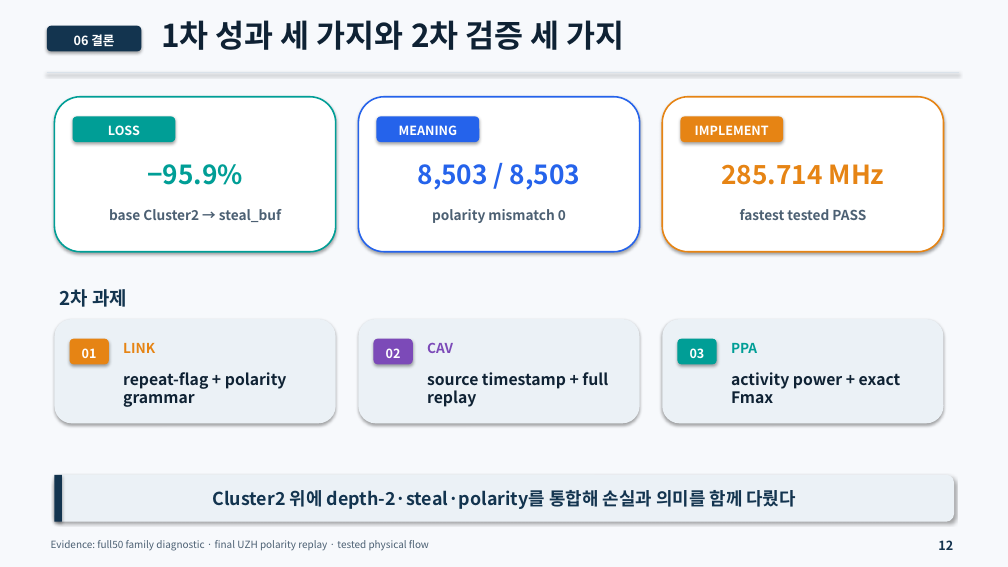
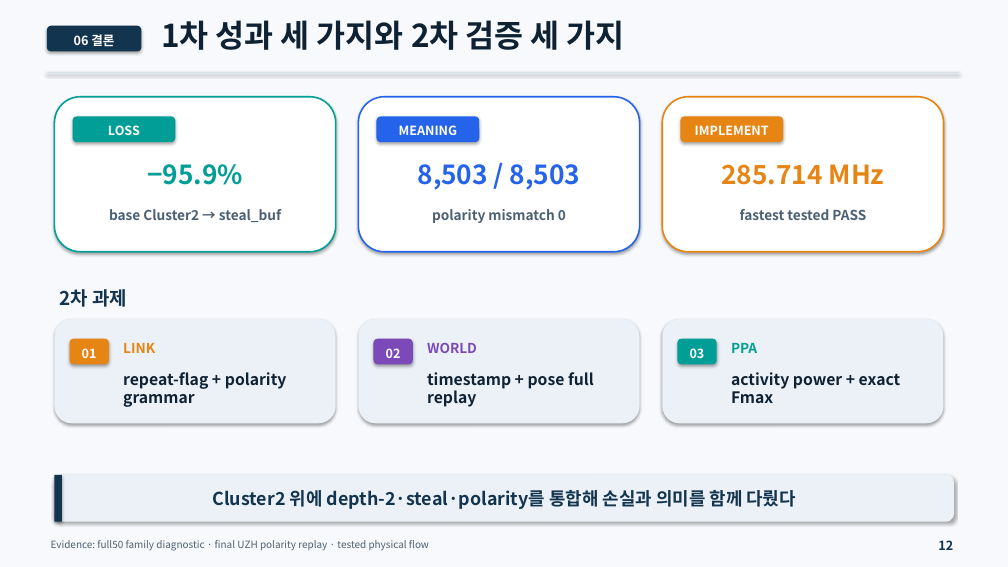
Before and after one commit to chickgoose/AI-semi, a slide deck: slide 12 of submission/cluster2_digital_first_round_20260828/presentation/cluster2_digital_first_round_20260828.pptx. Drawn at 1008x567 pixels with LibreOffice and Linux fonts; fonts in the diff are those of the drawing. Boxes give left, top, right and bottom in pixels: in the first picture for what was removed or moved away, otherwise in the second. Text is boxed around its words. In the diff, an @@ line names an element or a change of style, - is before the commit and + after.

Commit message:
Clarify world-frame extension terminology

```diff
--- a/submission/cluster2_digital_first_round_20260828/presentation/cluster2_digital_first_round_20260828.pptx
+++ b/submission/cluster2_digital_first_round_20260828/presentation/cluster2_digital_first_round_20260828.pptx
@@ text at (427, 342, 477, 353): text changed @@
-CAV
+WORLD
@@ text at (427, 372, 594, 407): text changed @@
-source timestamp + full replay
+timestamp + pose full replay
```
Also in this commit, not shown: 1 other slide changed, 11 other files.
